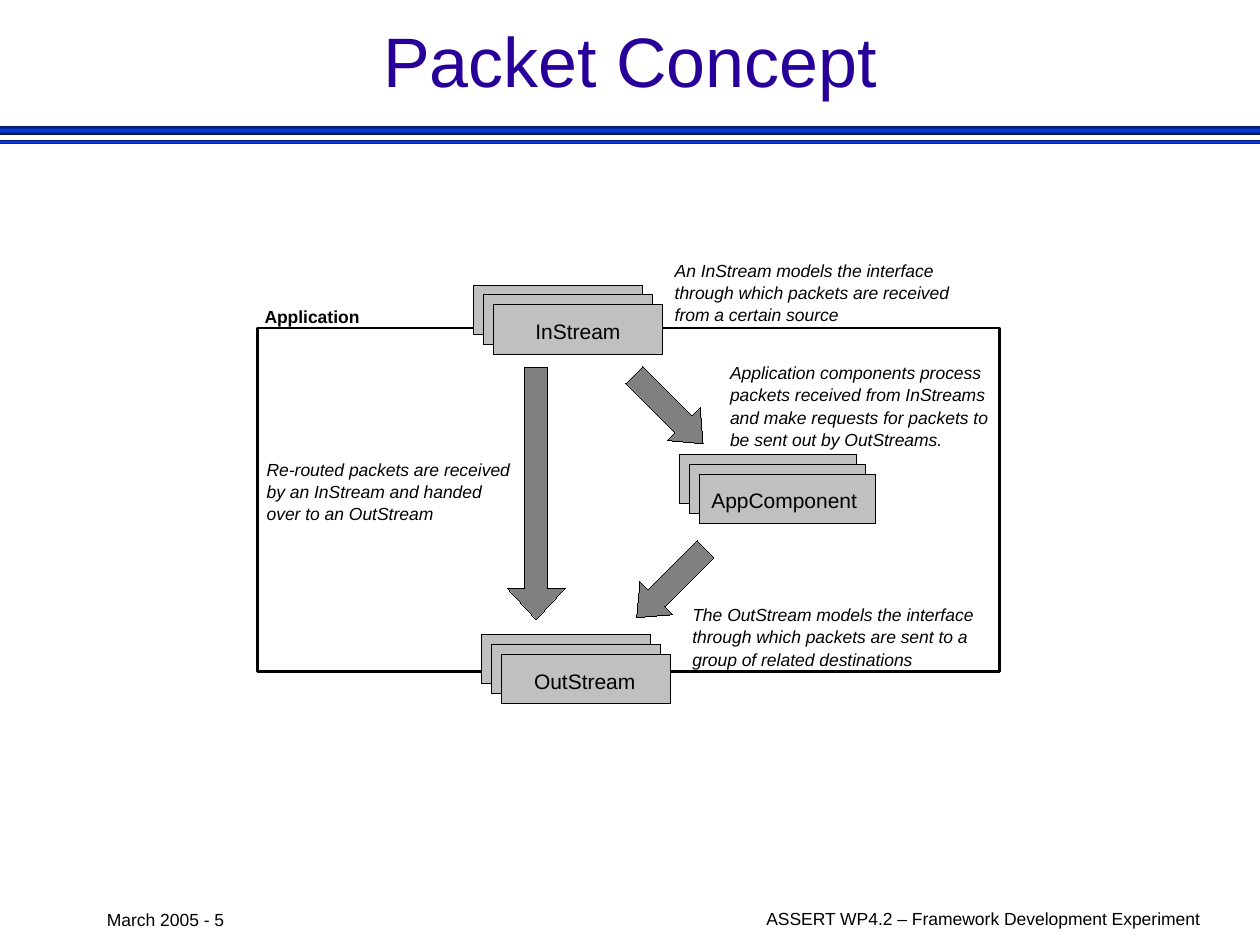
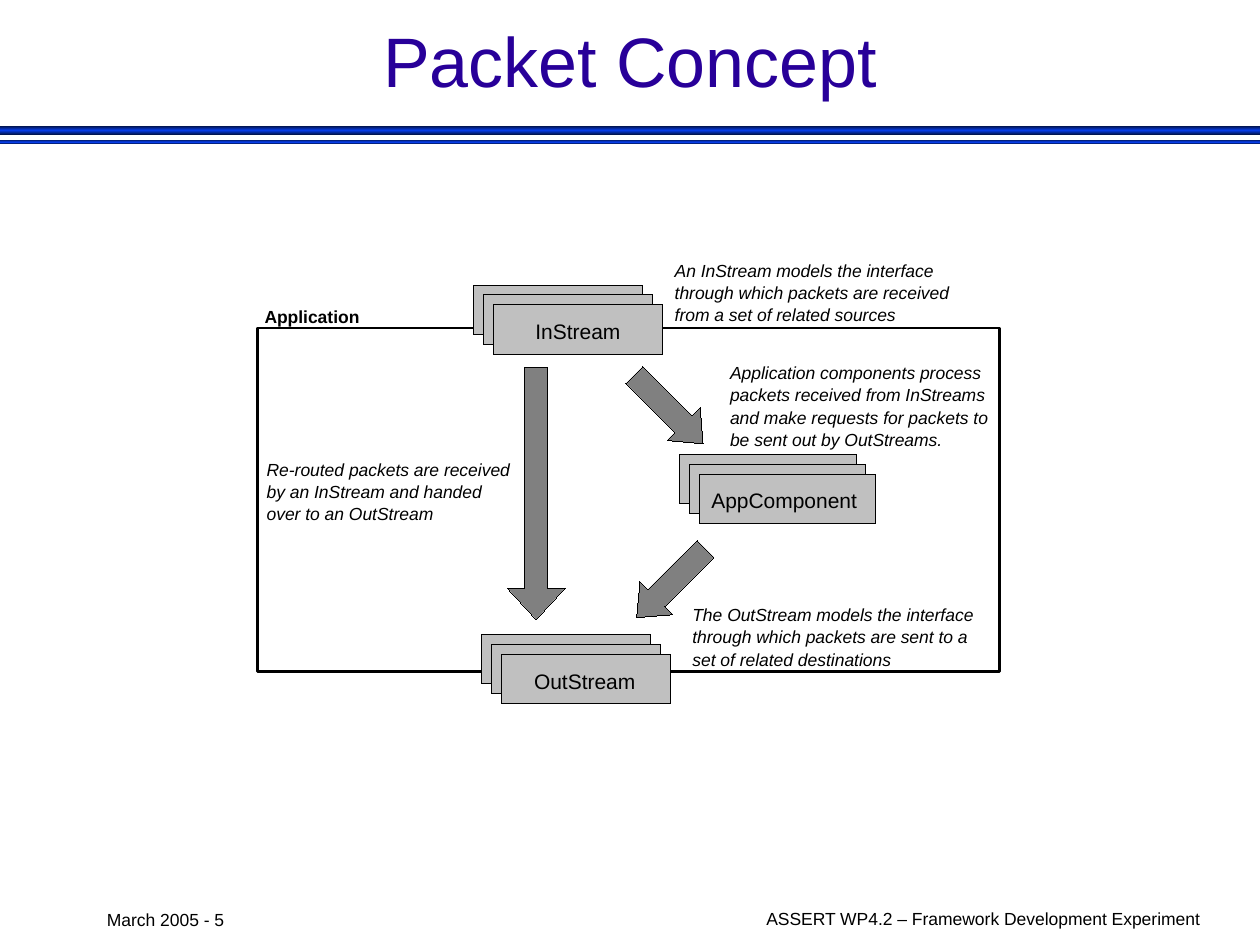
Before and after one commit to pnp-software/cordetfw, a slide deck: slide 5 of doc/odp/Figures.odp. Drawn at 1260x945 pixels with LibreOffice and Linux fonts; fonts in the diff are those of the drawing. Boxes give left, top, right and bottom in pixels: in the first picture for what was removed or moved away, otherwise in the second. Text is boxed around its words. In the diff, an @@ line names an element or a change of style, - is before the commit and + after.

```diff
--- a/doc/odp/Figures.odp
+++ b/doc/odp/Figures.odp
@@ text at box(675, 308, 896, 321): text changed @@
-from a certain source
+from a set of related sources
@@ text at box(692, 653, 891, 666): text changed @@
-group of related destinations
+set of related destinations
```
Also in this commit, not shown: 1 other file.
